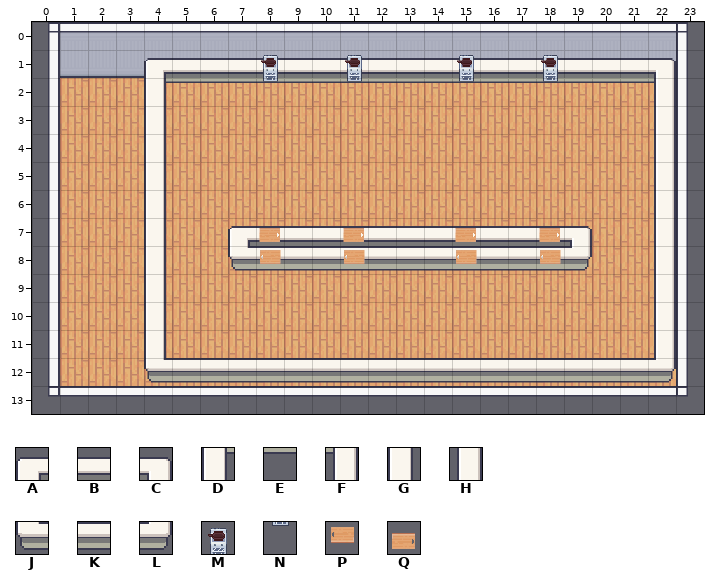
Tiled map, stored at assets/piazza-map-big.tmx. Above is the file before it was changed.
Cells are 32x32 px. Shown: x 0..23, y 0..13.
Key: from "piazza_assets": A 0, B 1, C 2, D 10, E 11, F 12, G 20, H 22, J 30, K 31, L 32, M 41, N 51, P 70 turned 270, Q 70 turned 90.
_ is an empty cell.
Layers that did not change in this view are not listed.
Layer "Counter layer" before, first column x 0:
 0 ________________________
 1 ____ABBBBBBBBBBBBBBBBBC_
 2 ____DEEEEEEEEEEEEEEEEEF_
 3 ____G_________________H_
 4 ____G_________________H_
 5 ____G_________________H_
 6 ____G_________________H_
 7 ____G__ABBBBBBBBBBBC__H_
 8 ____G__JKKKKKKKKKKKL__H_
 9 ____G_________________H_
10 ____G_________________H_
11 ____G_________________H_
12 ____JKKKKKKKKKKKKKKKKKL_
13 ________________________
Layer "Cooking layer" before, first column x 0:
 0 ________________________
 1 ________M__M___M__M_____
 2 ________N__N___N__N_____
 3 ________________________
 4 ________________________
 5 ________________________
 6 ________________________
 7 ________Q__Q___Q__Q_____
 8 ________P__P___P__P_____
 9 ________________________
10 ________________________
11 ________________________
12 ________________________
13 ________________________
The same view after the edit:
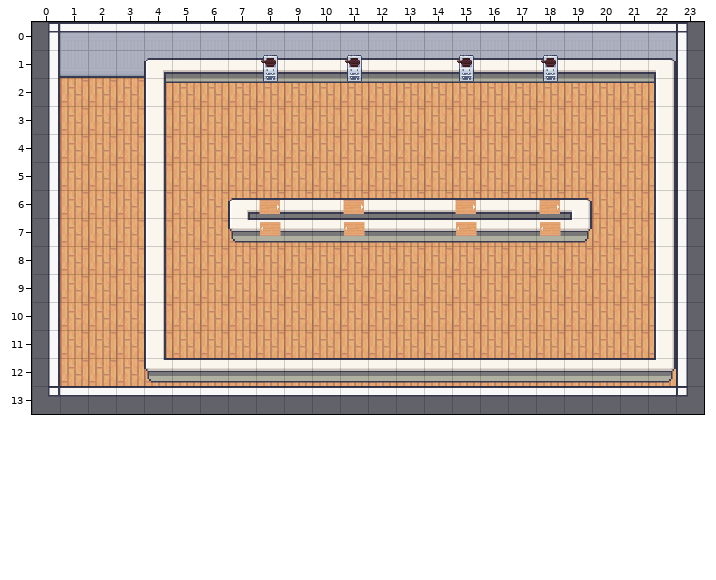
The author wrote: Actually moved the counter up
From old to new:
Changed rows in their new state; . is an unchanged cell.
Layer "Counter layer":
first column x 7:
 6 ABBBBBBBBBBBC
 7 JKKKKKKKKKKKL
 8 _____________
Layer "Cooking layer":
first column x 8:
 6 Q..Q...Q..Q
 7 P..P...P..P
 8 _.._..._.._
Where, in picture pixels (left, top, right, bottom), the same in both pictures:
changed: (228, 198, 592, 271)
